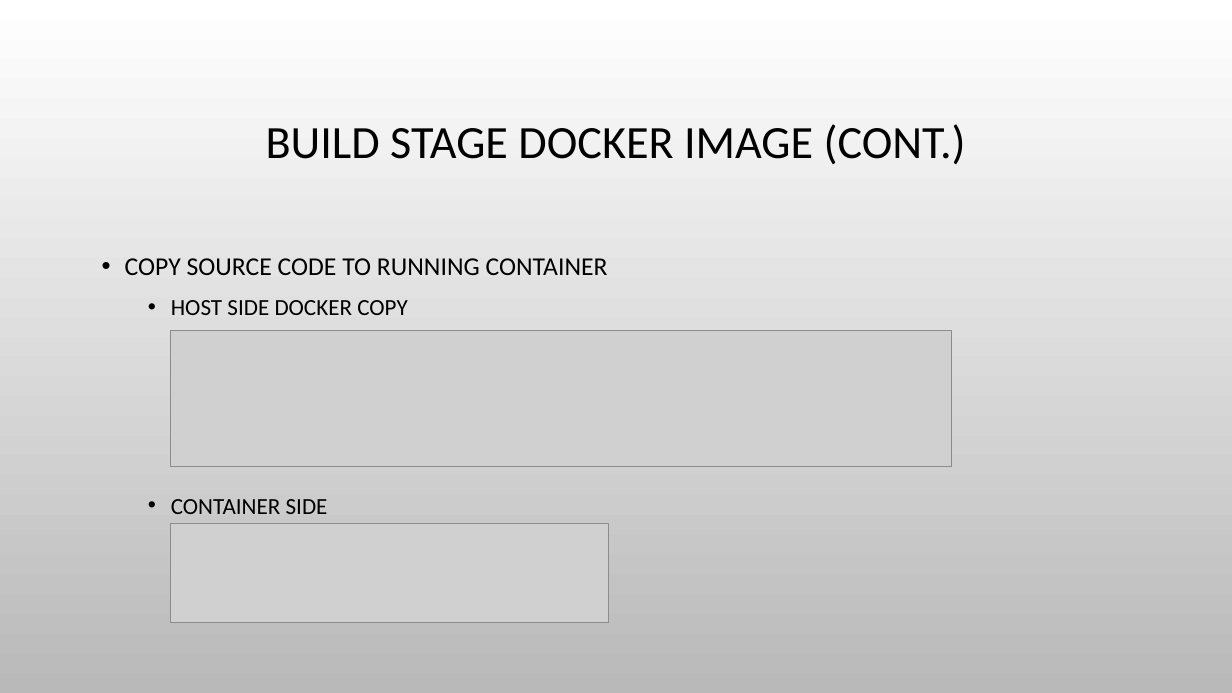
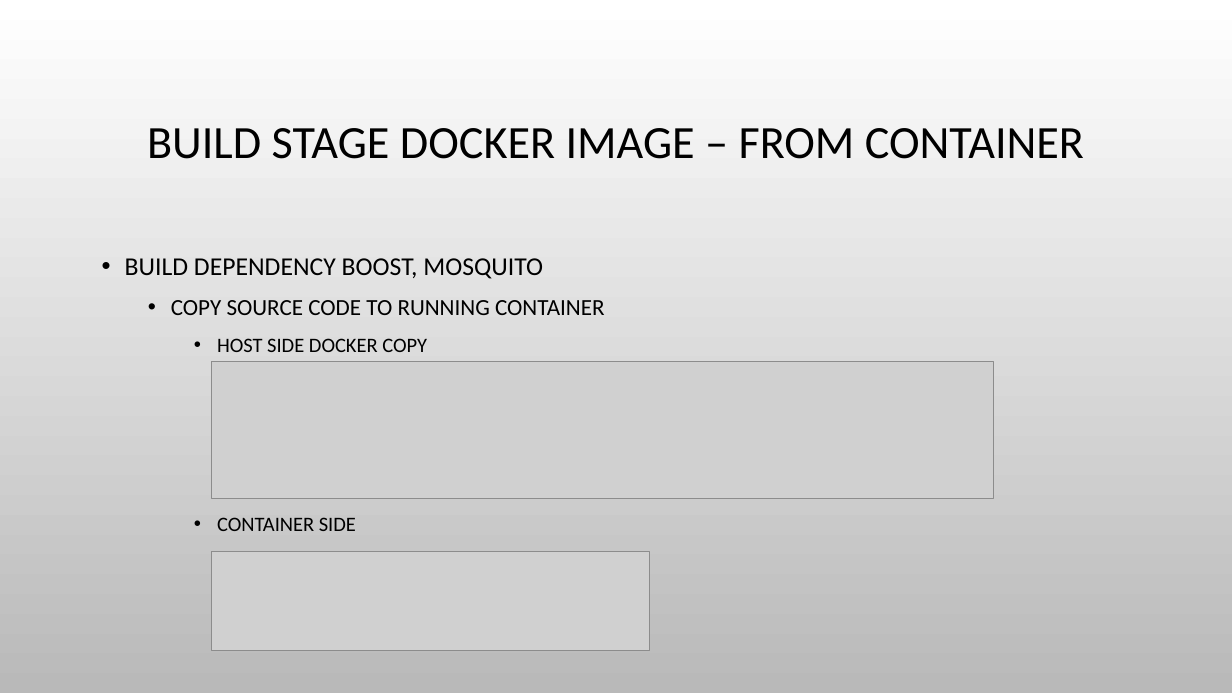
Before and after one commit to haixiang1977/iris, a slide deck: slide 22 of Docker Practice.pptx (slide 19 before the commit). Drawn at 1232x693 pixels with LibreOffice and Linux fonts; fonts in the diff are those of the drawing; grey boxes stand for pictures; background and template pictures are left out. Boxes give left, top, right and bottom in pixels: in the first picture for what was removed or moved away, otherwise in the second. Text is boxed around its words. In the diff, an @@ line names an element or a change of style, - is before the commit and + after.

Commit message:
Update the mosquitto docker

```diff
--- a/Docker Practice.pptx
+++ b/Docker Practice.pptx
@@ title at [147, 128, 1084, 159]: text changed @@
-BUILD STAGE DOCKER IMAGE (CONT.)
+BUILD STAGE DOCKER IMAGE – FROM CONTAINER
@@ text at [125, 258, 543, 279]: paragraph added @@
+• BUILD DEPENDENCY BOOST, MOSQUITO
@@ text at [171, 300, 605, 531]: size 20 to 18 pt in "COPY SOURCE CODE TO RUNNING CONTAINER"; size 18 to 16 pt in "HOST SIDE DOCKER COPY", "CONTAINER SIDE"; list level 1 to 2 in "COPY SOURCE CODE TO RUNNING ..."; list level 2 to 3 in "HOST SIDE DOCKER COPY"; list level 2 to 3 in "CONTAINER SIDE" @@
@@ picture: place and size @@
-picture at [171, 330, 953, 467]
+picture at [212, 361, 994, 498]
@@ picture: place and size @@
-picture at [171, 524, 609, 623]
+picture at [212, 551, 650, 650]
```
Also in this commit, not shown: 8 other slides changed, 15 slides added, 1 slide removed, 2 other files.
